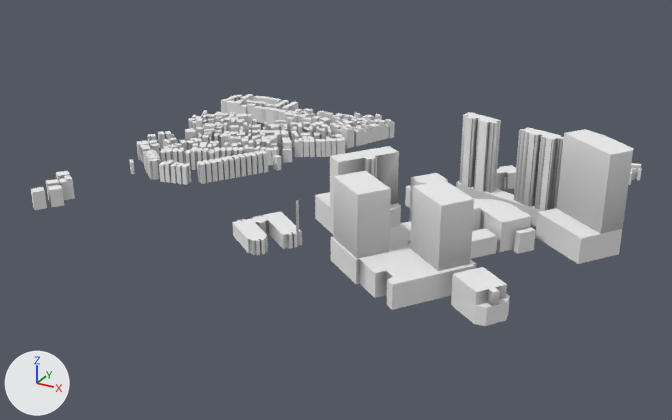
The glTF model data/buildings/7/39/93.glb, before and after one commit.
One viewpoint serves both versions: a camera (50 mm lens) standing at (402.0, -787.0, 365.0) and looking at (-13.0, -34.0, -12.0). The axes (+X, +Y, +Z) are drawn at lower left. The lights are the same throughout. Vertices at the same position are counted once.
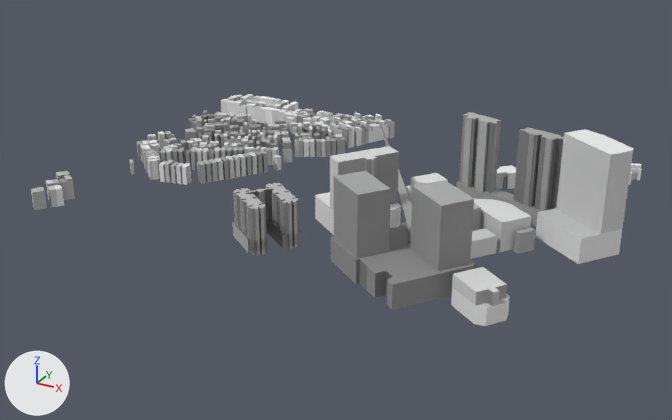
Where the change shows, as pixel boxes (x1, y1, x2, y2) in the pictures (672 x 420 px):
part 1 of me_mesh_0, built on: before (296, 200, 299, 242); after (234, 183, 298, 251)
part 2 of me_mesh_0, recoloured: (31, 95, 637, 310) in both

The change in detail:
me_mesh_0 is used by ob_mesh_0; location (0.0, 0.0, 0.0).
me_mesh_0 had 5351 vertices, 7932 faces and spanned x -280.0..263.0, y -198.0..191.0, z -7.0..93.0.
me_mesh_0 now has 5653 vertices, 8385 faces and spans x -280.0..263.0, y -198.0..191.0, z -7.0..93.0.
me_mesh_0 part 1: 1 vertex moved from x 5.0, y -135.0, z 40.0 to x -29.0, y -109.0, z 40.0; 1 vertex removed from x 5.0, y -135.0, z -1.0; 303 vertices added at x -58.0..5.0, y -171.0..-108.0, z -1.0..40.0.
me_mesh_0 part 2: 7852 kept faces spanning x -280.0..263.0, y -198.0..191.0, z -7.0..93.0 get new vertex colours.
